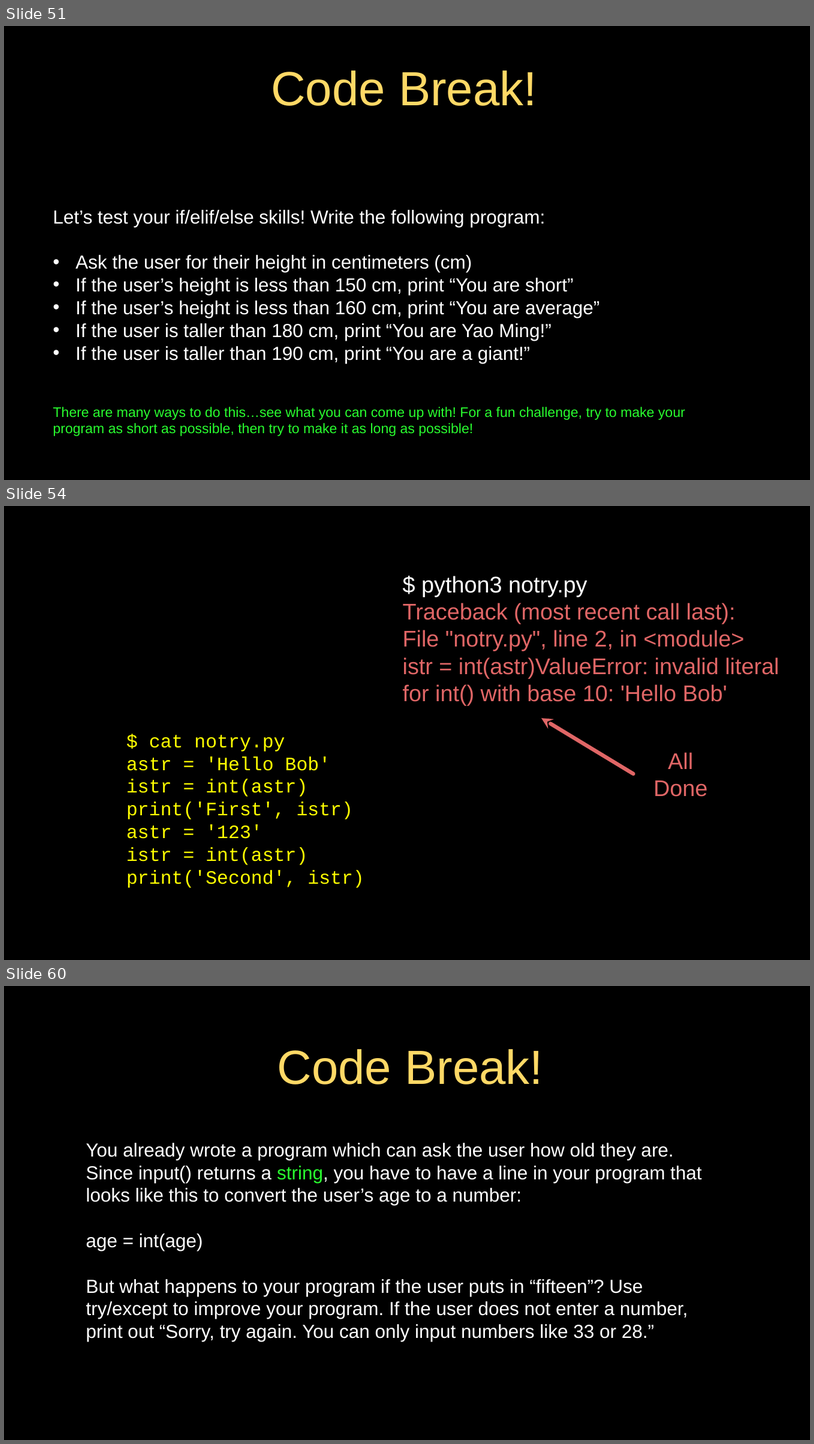
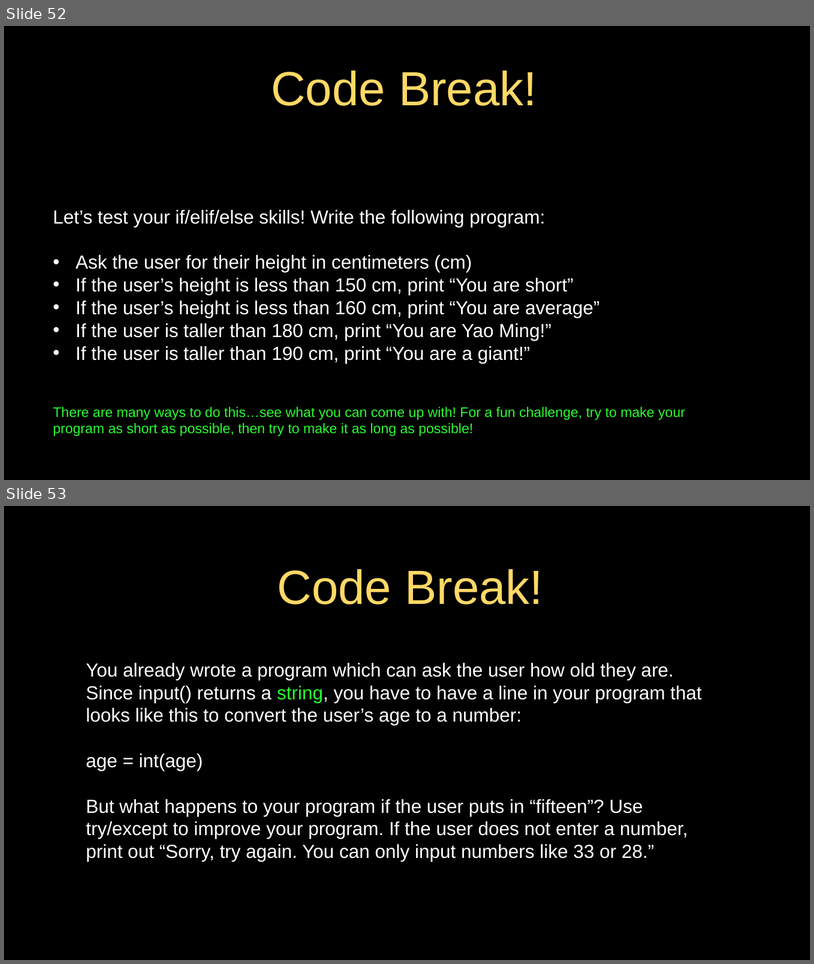
Before and after one commit to jeremypedersen/pythonlearn, a slide deck: slides/Pythonlearn-02-ExpressionsAndConditionals.pptx. Shown one above the other, each under a label of ours: slides 51, 54 and 60 before the commit, slides 52 and 53 after it; the slides between them are not shown. The pictures are 814x1444 and 814x964 pixels, drawn with LibreOffice and Linux fonts; fonts in the diff are those of the drawing. Boxes give left, top, right and bottom in pixels: in the first picture for what was removed or moved away, otherwise in the second. Text is boxed around its words. In the diff, an @@ line names an element or a change of style, - is before the commit and + after.

```diff
--- a/slides/Pythonlearn-02-ExpressionsAndConditionals.pptx
+++ b/slides/Pythonlearn-02-ExpressionsAndConditionals.pptx
@@ slide 54 removed at [4,506,810,960], background #000000; not listed: 1 template element that a slide beside it also shows @@
@@ text removed at [403,576,779,705] @@
-$ python3 notry.py
-Traceback (most recent call last): File "notry.py", line 2, in <module> istr = int(astr)ValueError: invalid literal for int() with base 10: 'Hello Bob'
@@ arrow removed from (633, 774) to (542, 718) @@
@@ text removed at [126,735,364,888] @@
-$ cat notry.py
-astr = 'Hello Bob'
-istr = int(astr)
-print('First', istr)
-astr = '123'
-istr = int(astr)
-print('Second', istr)
@@ text removed at [654,752,708,796] @@
-All
-Done
@@ what was slide 51 is now slide 52 @@
@@ what was slide 60 is now slide 53 @@
```
Also in this commit, not shown: 7 slides changed, 5 slides added, 11 other slides removed, 2 other files.
